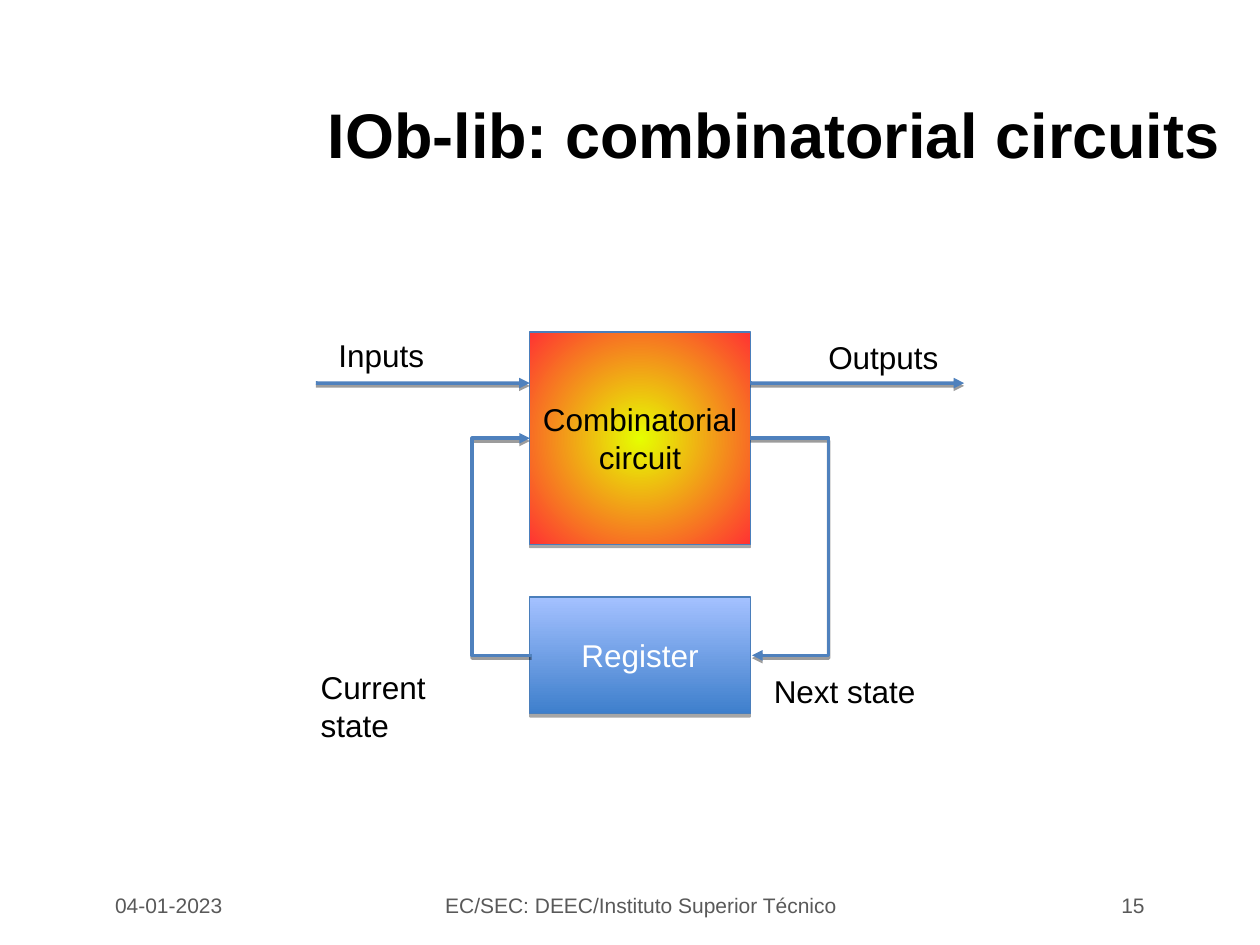
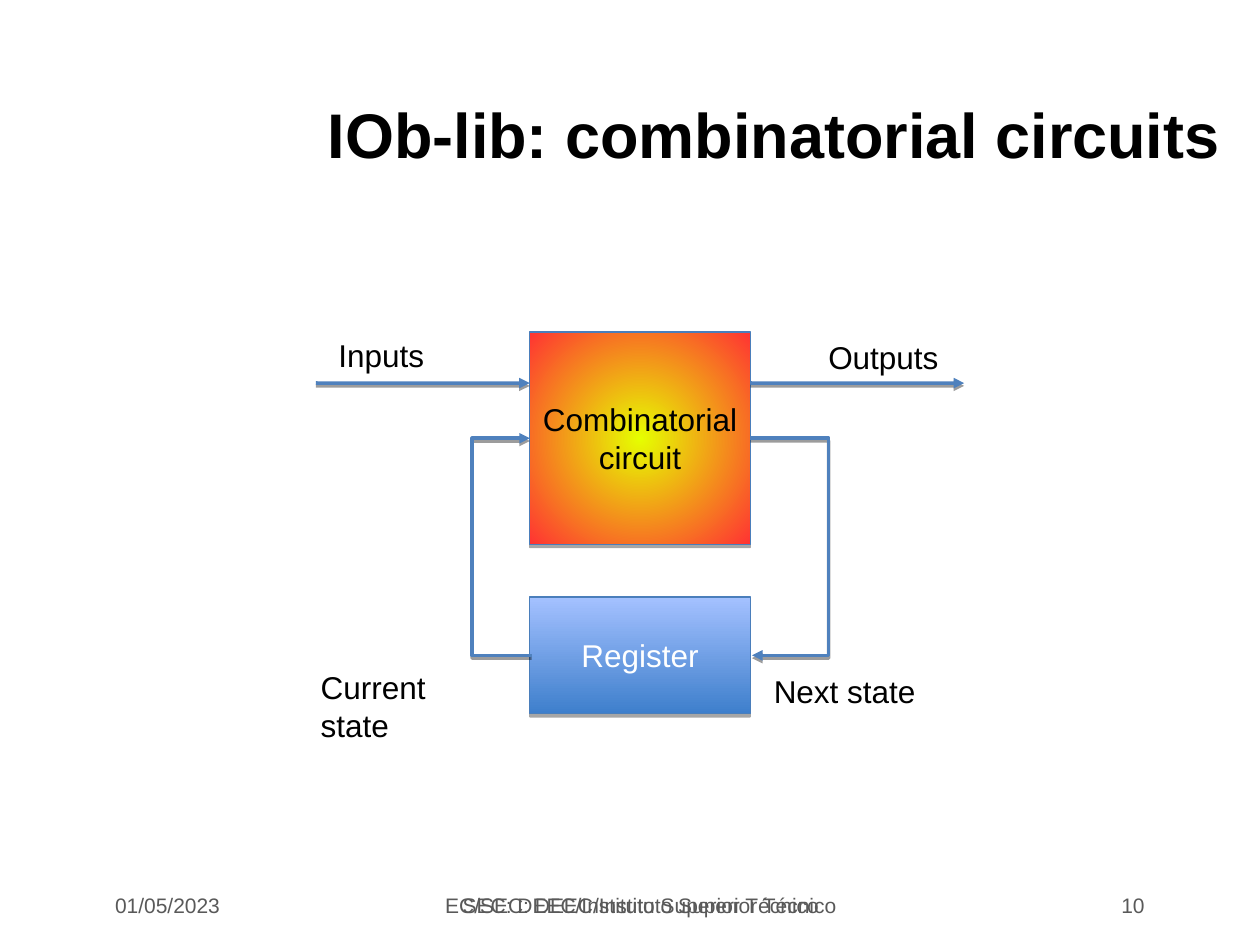
Before and after one commit to jjts/ist-sec, a slide deck: slide 10 of lectures/l7/l7.odp (slide 15 before the commit). Drawn at 1260x945 pixels with LibreOffice and Linux fonts; fonts in the diff are those of the drawing; background and template pictures are left out. Boxes give left, top, right and bottom in pixels: in the first picture for what was removed or moved away, otherwise in the second. Text is boxed around its words. In the diff, an @@ line names an element or a change of style, - is before the commit and + after.

```diff
--- a/lectures/l7/l7.odp
+++ b/lectures/l7/l7.odp
@@ text at bbox=[115, 898, 220, 913]: text changed @@
-04-01-2023
+01/05/2023
@@ text added at bbox=[445, 897, 836, 917], 12 pt, text #595959 @@
+SEC: DEEC/Instituto Superior Técnico
@@ page number at bbox=[1121, 898, 1144, 913]: text changed @@
-15
+10
```
Also in this commit, not shown: 7 other slides changed, 6 slides added, 10 slides removed, 3 other files.
